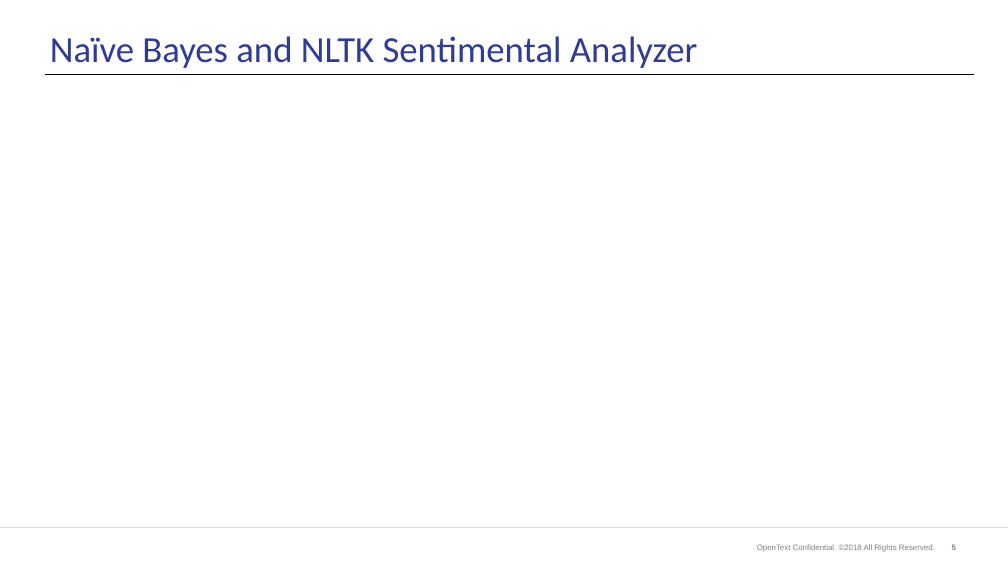
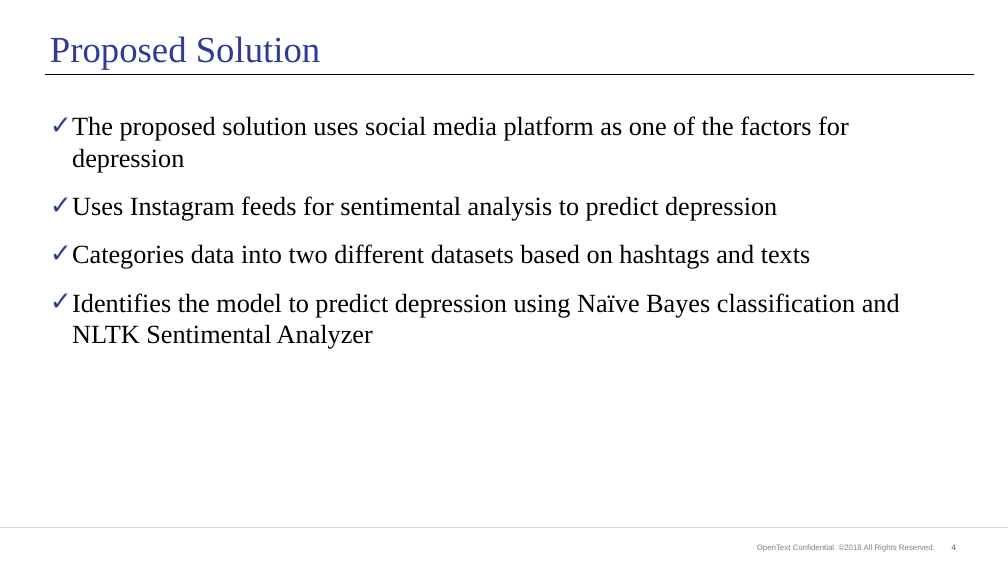
Before and after one commit to ela4490/Data-Science, a slide deck: slide 4 of DepressionTracker.pptx (slide 5 before the commit). Drawn at 1008x567 pixels with LibreOffice and Linux fonts; fonts in the diff are those of the drawing; background and template pictures are left out. Boxes give left, top, right and bottom in pixels: in the first picture for what was removed or moved away, otherwise in the second. Text is boxed around its words. In the diff, an @@ line names an element or a change of style, - is before the commit and + after.

```diff
--- a/DepressionTracker.pptx
+++ b/DepressionTracker.pptx
@@ title at <box>50,36,320,70</box>: text changed; font Calibri to Times New Roman @@
-Naïve Bayes and NLTK Sentimental Analyzer
+Proposed Solution
@@ text added at <box>72,116,900,349</box>, 50 pt, text #000000 @@
+✓ The proposed solution uses social media platform as one of the factors for depression
+✓ Uses Instagram feeds for sentimental analysis to predict depression
+✓ Categories data into two different datasets based on hashtags and texts
+✓ Identifies the model to predict depression using Naïve Bayes classification and NLTK Sentimental Analyzer
@@ page number at <box>952,544,956,550</box>: text changed @@
-5
+4
```
Also in this commit, not shown: 5 other slides changed, 5 slides added, 4 slides removed.
